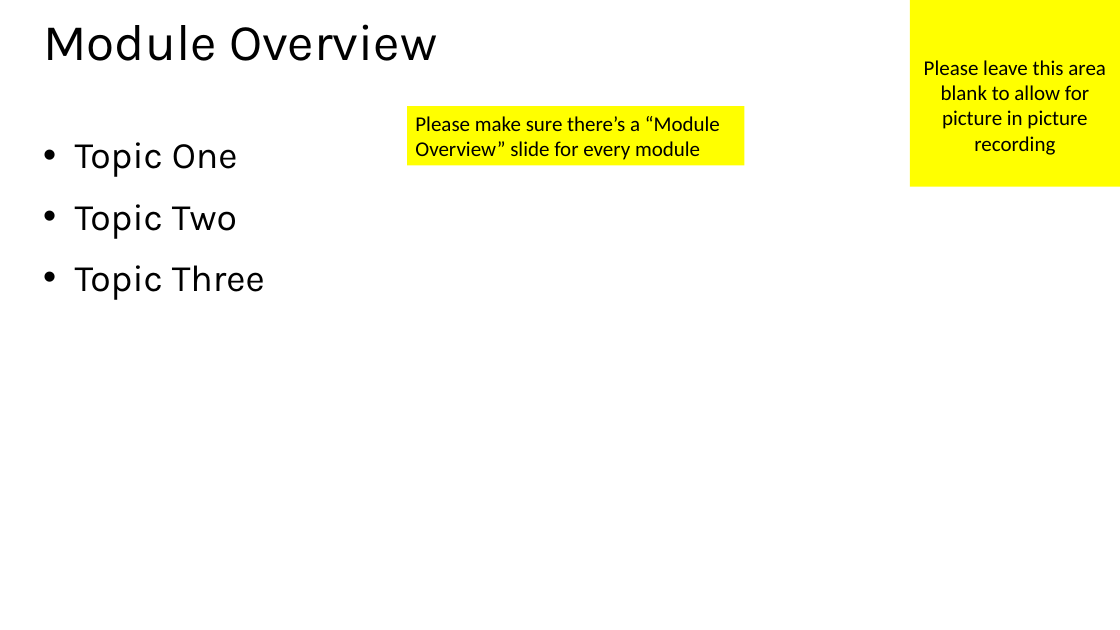
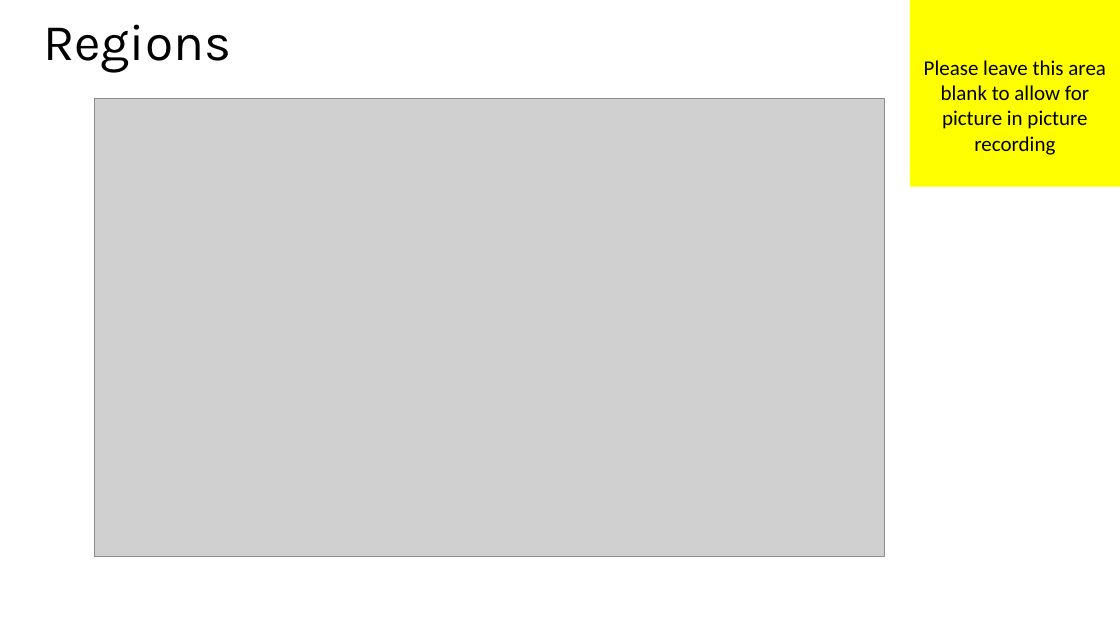
Before and after one commit to MisterJames/AzureImageProcessing, a slide deck: slide 6 of Presentation Materials/MVA-ApplicationsOnAzure.pptx (slide 9 before the commit). Drawn at 1120x630 pixels with LibreOffice and Linux fonts; fonts in the diff are those of the drawing; grey boxes stand for pictures. Boxes give left, top, right and bottom in pixels: in the first picture for what was removed or moved away, otherwise in the second. Text is boxed around its words. In the diff, an @@ line names an element or a change of style, - is before the commit and + after.

```diff
--- a/Presentation Materials/MVA-ApplicationsOnAzure.pptx
+++ b/Presentation Materials/MVA-ApplicationsOnAzure.pptx
@@ title at <box>43,24,231,72</box>: text changed @@
-Module Overview
+Regions
@@ picture added at <box>94,98,885,556</box> @@
@@ rectangle removed at <box>408,106,744,166</box> @@
-Please make sure there’s a “Module Overview” slide for every module
@@ text removed at <box>75,142,265,300</box> @@
-• Topic One
-• Topic Two
-• Topic Three
```
Also in this commit, not shown: 5 other slides changed, 2 slides added, 2 slides removed, 2 other files.
